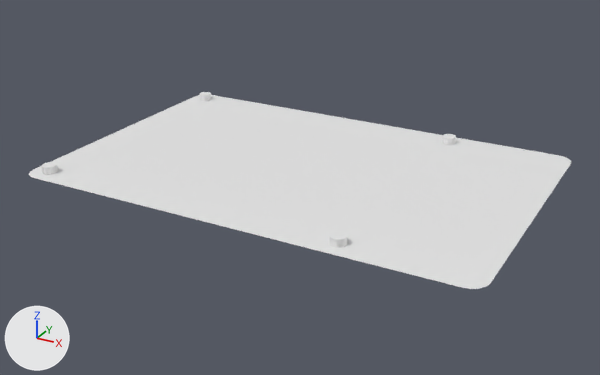
The Blender file src/raspberry pi.blend: old version first, new version second.
Before and after are seen from a camera (50 mm lens) standing at (7.0, -12.25, 5.78) and looking at (0.25, 0.02, -0.36). The axes (+X, +Y, +Z) are drawn at lower left. The lights are the same throughout.

Before the edit, the objects in view are built like this:
```python
me_cylinder = bpy.data.meshes.new('Cylinder')
me_cylinder.from_pydata(...)  # a 32-sided cylinder along z spanning x -1.0..1.0, y -1.0..1.0, z -1.0..1.0
me_cylinder_001 = bpy.data.meshes.new('Cylinder.001')
me_cylinder_001.from_pydata(...)  # a 32-sided cylinder along z spanning x -1.0..1.0, y -1.0..1.0, z -1.0..1.0
me_cylinder_002 = bpy.data.meshes.new('Cylinder.002')
me_cylinder_002.from_pydata(...)  # a 32-sided cylinder along z spanning x -1.0..1.0, y -1.0..1.0, z -1.0..1.0
me_cylinder_003 = bpy.data.meshes.new('Cylinder.003')
me_cylinder_003.from_pydata(...)  # a 32-sided cylinder along z spanning x -1.0..1.0, y -1.0..1.0, z -1.0..1.0
me_plane = bpy.data.meshes.new('Plane')
me_plane.from_pydata([(-4.25, -2.8, 0.0), (4.25, -2.8, 0.0), (-4.25, 2.8, 0.0), (4.25, 2.8, 0.0)], [], [(0, 1, 3, 2)])
ob_cylinder = bpy.data.objects.new('Cylinder', me_cylinder)
ob_cylinder.location = (-3.65, 2.65, 0.0)
ob_cylinder.scale = (0.135, 0.135, 0.135)
ob_cylinder_001 = bpy.data.objects.new('Cylinder.001', me_cylinder_001)
ob_cylinder_001.location = (2.15, 2.65, 0.0)
ob_cylinder_001.scale = (0.135, 0.135, 0.135)
ob_cylinder_002 = bpy.data.objects.new('Cylinder.002', me_cylinder_002)
ob_cylinder_002.location = (-3.65, -2.25, 0.0)
ob_cylinder_002.scale = (0.135, 0.135, 0.135)
ob_cylinder_003 = bpy.data.objects.new('Cylinder.003', me_cylinder_003)
ob_cylinder_003.location = (2.15, -2.25, 0.0)
ob_cylinder_003.scale = (0.135, 0.135, 0.135)
ob_plane = bpy.data.objects.new('Plane', me_plane)
ob_plane.location = (0.25, 0.2, 0.0)
_m = ob_plane.modifiers.new('Bevel', 'BEVEL')
_m.width = 0.3
_m.width_pct = 0.3
_m.segments = 4
_m.affect = 'VERTICES'
```
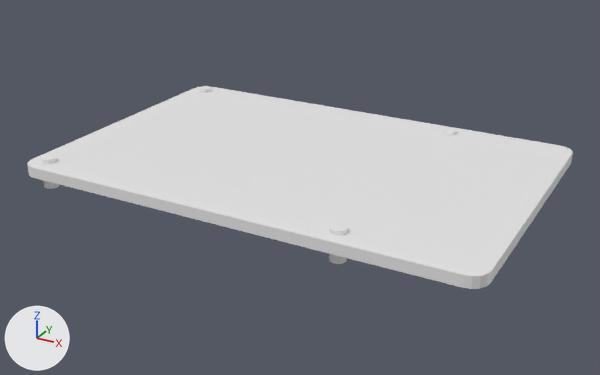
Where the change shows, as pixel boxes (x1, y1, x2, y2) in the pictures (600 x 375 px):
'Plane', reshaped, modifiers changed
    before: (29, 95, 571, 289)
    after: (27, 86, 573, 289)
'Cylinder.003', rescaled (62% taller)
    before: (329, 231, 347, 256)
    after: (329, 223, 348, 264)
'Cylinder.002', rescaled
    before: (42, 162, 58, 182)
    after: (40, 155, 60, 189)
'Cylinder.001', rescaled
    before: (442, 134, 456, 145)
    after: (443, 127, 457, 135)
'Cylinder', rescaled
    before: (199, 92, 212, 101)
    after: (199, 86, 211, 93)

The change, as a list of edits to the scene's bpy script:
```text
Change me_plane:
    used by ob_plane; location = (0.25, 0.2, 0.0)
    remove me_plane.from_pydata(...)  # 4 vertices, 1 face; spans x -4.25..4.25, y -2.8..2.8, z 0.0
    add me_plane.from_pydata(...)  # 60 vertices, 42 faces; spans x -4.25..4.25, y -2.8..2.8, z 0.0..0.2
    me_plane part 1: the whole mesh is rebuilt
Change ob_plane:
    remove _m = ob_plane.modifiers.new('Bevel', 'BEVEL')
    remove _m.width = 0.3
    remove _m.width_pct = 0.3
    remove _m.segments = 4
    remove _m.affect = 'VERTICES'
    add _m = ob_plane.modifiers.new('Boolean', 'BOOLEAN')
    add _m.object = ob_cylinder_003
    add _m = ob_plane.modifiers.new('Boolean.003', 'BOOLEAN')
    add _m.object = ob_cylinder_001
    add _m = ob_plane.modifiers.new('Boolean.002', 'BOOLEAN')
    add _m.object = ob_cylinder
    add _m = ob_plane.modifiers.new('Boolean.001', 'BOOLEAN')
    add _m.object = ob_cylinder_002
Change ob_cylinder:
    ob_cylinder.scale: (0.135, 0.135, 0.135) -> (0.135, 0.135, 0.274)
Change ob_cylinder_001:
    ob_cylinder_001.scale: (0.135, 0.135, 0.135) -> (0.135, 0.135, 0.274)
Change ob_cylinder_002:
    ob_cylinder_002.scale: (0.135, 0.135, 0.135) -> (0.135, 0.135, 0.274)
Change ob_cylinder_003:
    ob_cylinder_003.scale: (0.135, 0.135, 0.135) -> (0.135, 0.135, 0.274)
```
